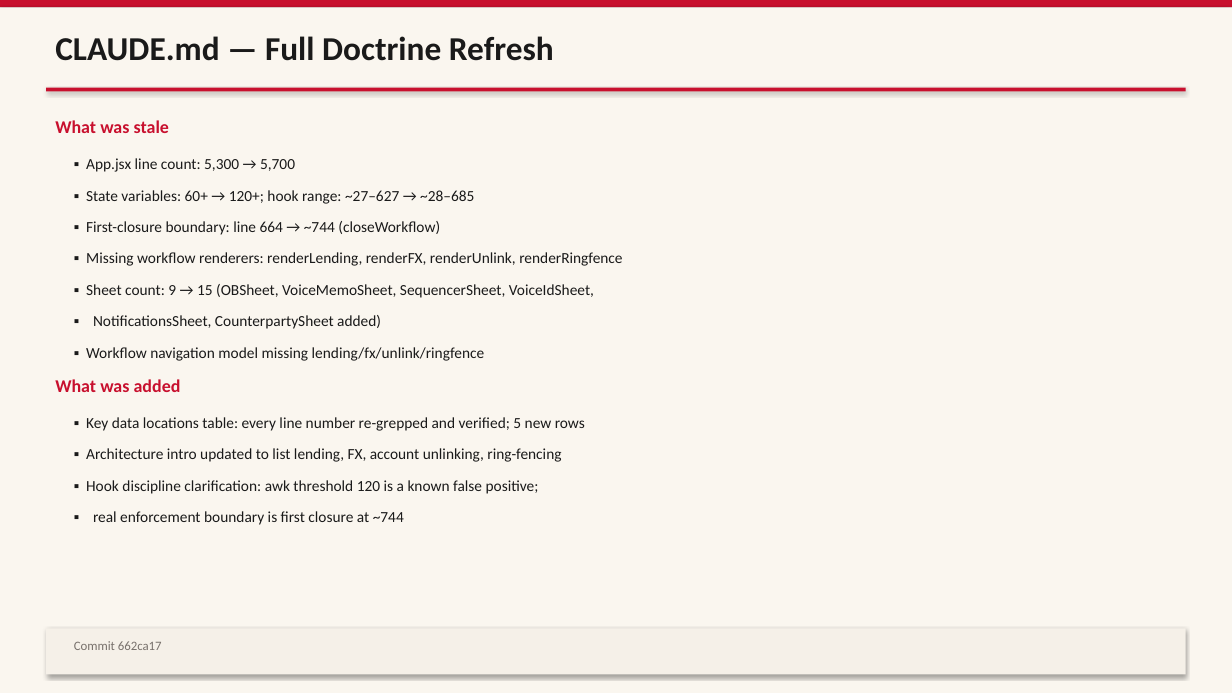
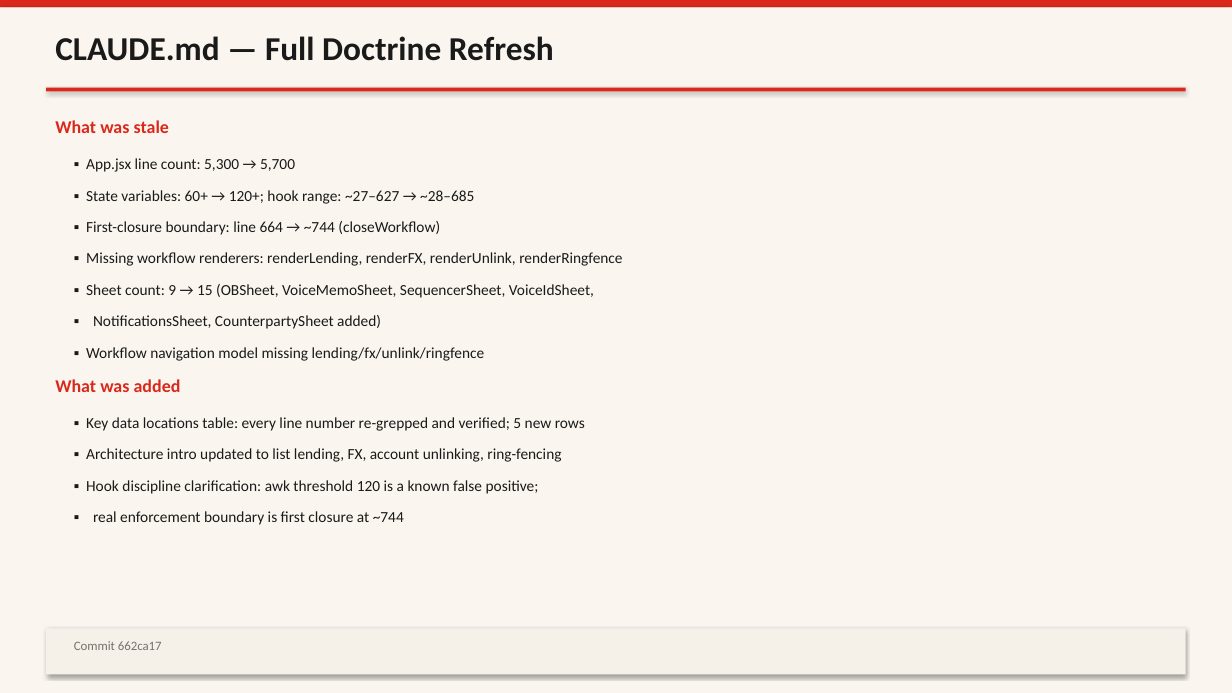
Before and after one commit to imscots-ui/santander, a slide deck: slide 8 of Santander_June2026_Changes.pptx. Drawn at 1232x693 pixels with LibreOffice and Linux fonts; fonts in the diff are those of the drawing. Boxes give left, top, right and bottom in pixels: in the first picture for what was removed or moved away, otherwise in the second. Text is boxed around its words. In the diff, an @@ line names an element or a change of style, - is before the commit and + after.

```diff
--- a/Santander_June2026_Changes.pptx
+++ b/Santander_June2026_Changes.pptx
@@ rectangle at bbox=[0, 0, 1232, 7]: fill #C8102E to #DA291C @@
@@ rectangle at bbox=[46, 88, 1186, 91]: fill #C8102E to #DA291C @@
@@ text "What was stale" at bbox=[55, 120, 169, 133]: text colour #C8102E to #DA291C @@
@@ text "What was added" at bbox=[55, 379, 181, 392]: text colour #C8102E to #DA291C @@
```
Also in this commit, not shown: 14 other slides changed, 16 other files.
